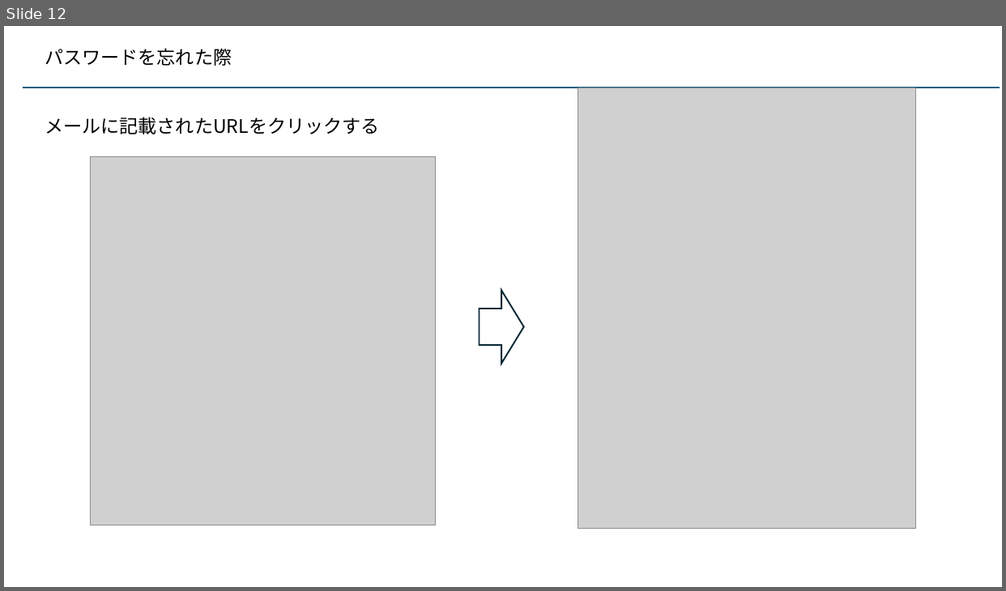
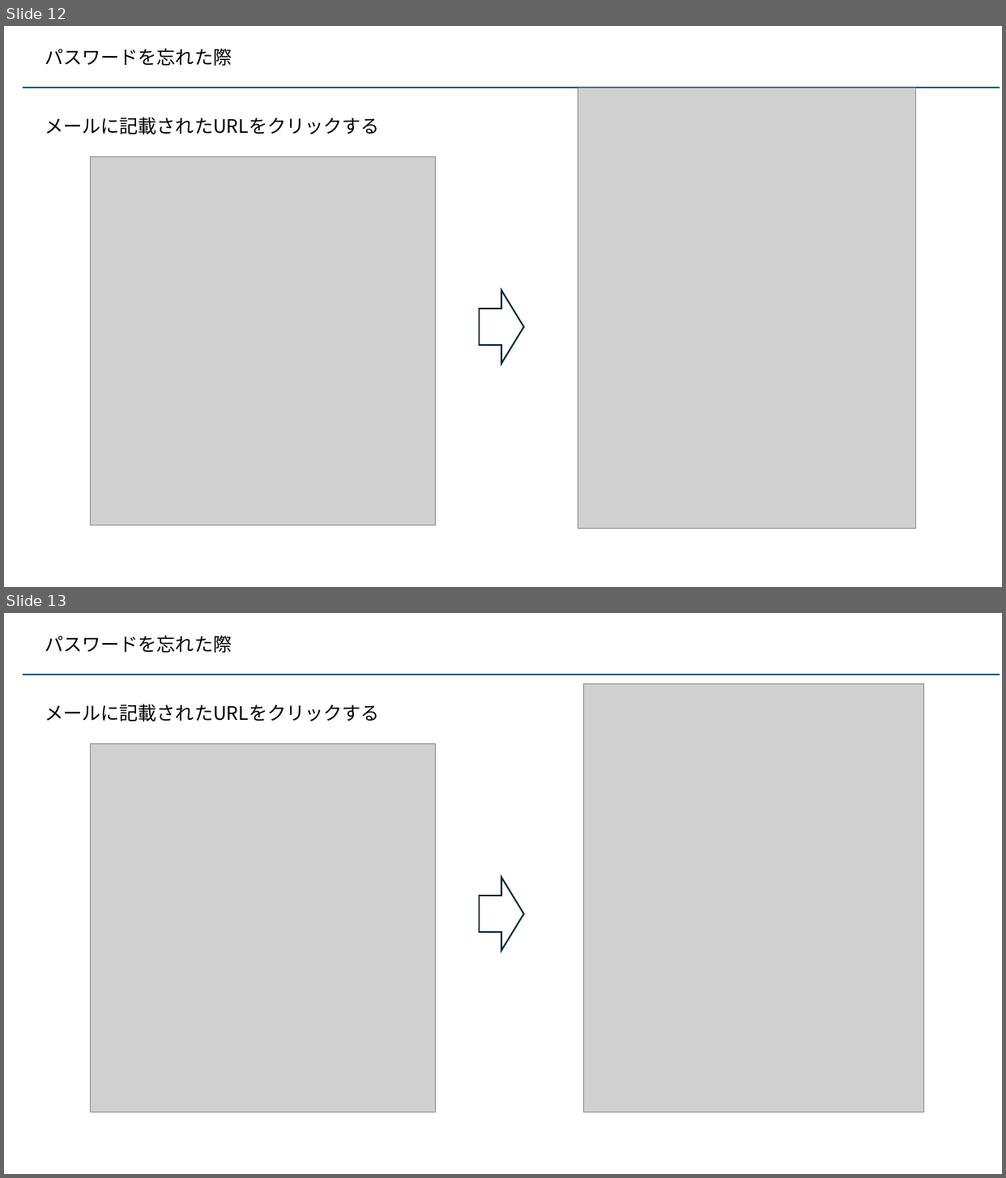
Before and after one commit to kaze-lab/museum_app_proj, a slide deck: 展示物アプリ仕様.pptx. Shown one above the other, each under a label of ours: slide 12 before the commit, slides 12 and 13 after it. The pictures are 1006x591 and 1006x1178 pixels, drawn with LibreOffice and Linux fonts; fonts in the diff are those of the drawing; grey boxes stand for pictures. Boxes give left, top, right and bottom in pixels: in the first picture for what was removed or moved away, otherwise in the second. Text is boxed around its words. In the diff, an @@ line names an element or a change of style, - is before the commit and + after.

```diff
--- a/展示物アプリ仕様.pptx
+++ b/展示物アプリ仕様.pptx
@@ slide 13 added at (4, 613, 1002, 1174), background #FFFFFF @@
@@ text added at (44, 635, 232, 653), 18 pt, text #000000 @@
+パスワードを忘れた際
@@ line added from (23, 675) to (999, 675), #156082 1.5 pt @@
@@ picture added at (583, 684, 923, 1113) @@
@@ text added at (44, 704, 379, 722), 18 pt, text #000000 @@
+メールに記載されたURLをクリックする
@@ picture added at (90, 744, 435, 1113) @@
@@ right arrow added at (479, 877, 524, 951), outline #092A39 1.5 pt @@
```
Also in this commit, not shown: 6 slides changed, 1 other slide added, 17 other files.
